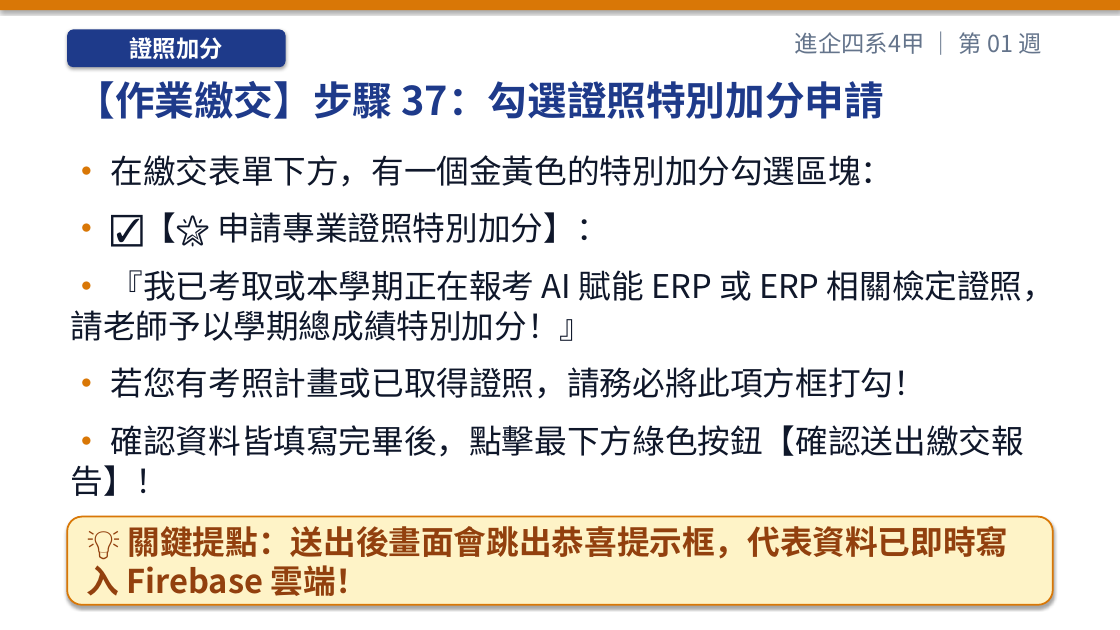
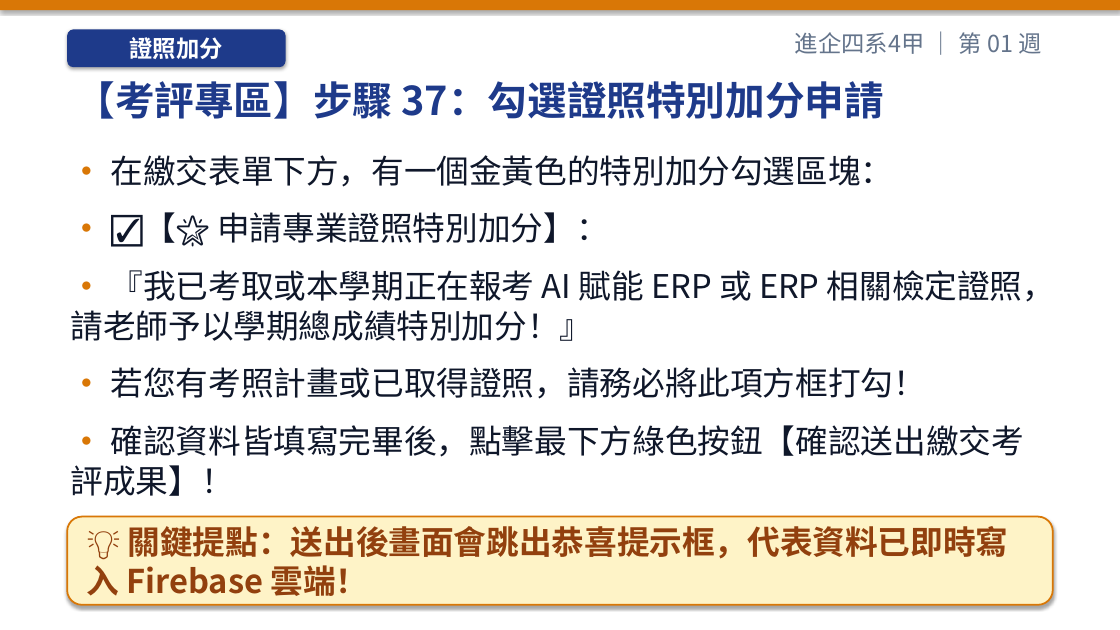
Before and after one commit to h12s12bs/vnu-enterprise-resource-planning, a slide deck: slide 55 of 01_每週教學簡報_PPT/ERP_第01週_課程導論、ERP_概念演進與數位轉型.pptx. Drawn at 1120x630 pixels with LibreOffice and Linux fonts; fonts in the diff are those of the drawing. Boxes give left, top, right and bottom in pixels: in the first picture for what was removed or moved away, otherwise in the second. Text is boxed around its words. In the diff, an @@ line names an element or a change of style, - is before the commit and + after.

```diff
--- a/01_每週教學簡報_PPT/ERP_第01週_課程導論、ERP_概念演進與數位轉型.pptx
+++ b/01_每週教學簡報_PPT/ERP_第01週_課程導論、ERP_概念演進與數位轉型.pptx
@@ text at bbox=[75, 81, 884, 119]: text changed @@
-【作業繳交】步驟 37：勾選證照特別加分申請
+【考評專區】步驟 37：勾選證照特別加分申請
@@ text at bbox=[71, 425, 1024, 496]: text changed @@
-• 確認資料皆填寫完畢後，點擊最下方綠色按鈕【確認送出繳交報告】！
+• 確認資料皆填寫完畢後，點擊最下方綠色按鈕【確認送出繳交考評成果】！
```
Also in this commit, not shown: 12 other slides changed, 46 other files.
